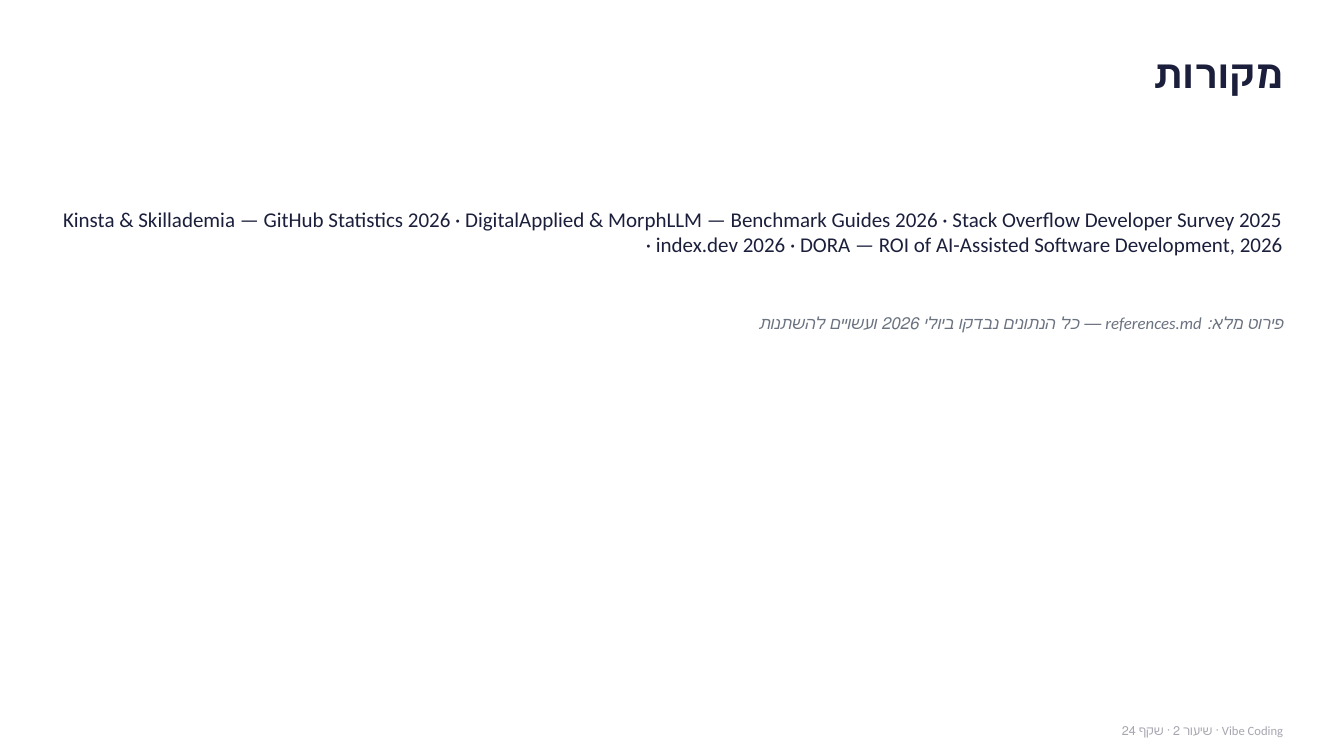
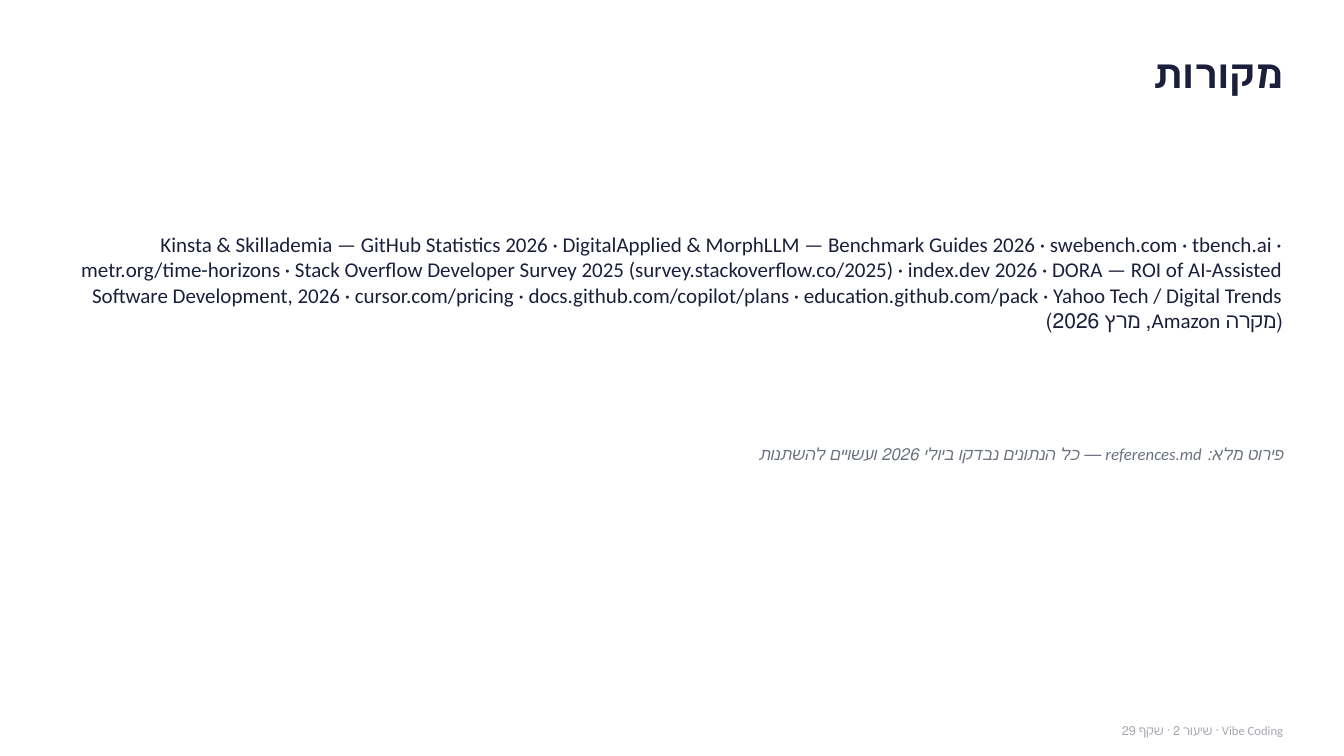
Before and after one commit to vladlanda/VibeCodingCourse, a slide deck: slide 29 of lesson_02/lesson_02_slides.pptx (slide 24 before the commit). Drawn at 1344x756 pixels with LibreOffice and Linux fonts; fonts in the diff are those of the drawing. Boxes give left, top, right and bottom in pixels: in the first picture for what was removed or moved away, otherwise in the second. Text is boxed around its words. In the diff, an @@ line names an element or a change of style, - is before the commit and + after.

Commit message:
שיעור 2: העשרת תוכן משמעותית לפי בקשת המשתמש - 5 שקפים חדשים (פעילות Autocomplete/Agentic, לוחות תוצאות חיים עם לינקים, METR כבנצ'מארק שני, תרגול הנחיה מעורפלת, מקרה בוחן Amazon), לינקים אמיתיים לפתיחה בכיתה (SWE-bench/Terminal-Bench/Cursor/Copilot/Student Pack), ותיקון באג עומק: מיקום קבוע של מקור: התנגש עם bestPractice ארוך - עבר לחישוב דינמי

```diff
--- a/lesson_02/lesson_02_slides.pptx
+++ b/lesson_02/lesson_02_slides.pptx
@@ text at <box>81,237,1283,333</box>: text changed @@
-Kinsta & Skillademia — GitHub Statistics 2026 · DigitalApplied & MorphLLM — Benchmark Guides 2026 · Stack Overflow Developer Survey 2025 · index.dev 2026 · DORA — ROI of AI-Assisted Software Development, 2026
+Kinsta & Skillademia — GitHub Statistics 2026 · DigitalApplied & MorphLLM — Benchmark Guides 2026 · swebench.com · tbench.ai · metr.org/time-horizons · Stack Overflow Developer Survey 2025 (survey.stackoverflow.co/2025) · index.dev 2026 · DORA — ROI of AI-Assisted Software Development, 2026 · cursor.com/pricing · docs.github.com/copilot/plans · education.github.com/pack · Yahoo Tech / Digital Trends (מקרה Amazon, מרץ 2026)
@@ text "פירוט מלא: references.md — כל ...": place and size @@
-text "פירוט מלא: references.md — כל ..." at <box>1105,317,1202,331</box>
+text "פירוט מלא: references.md — כל ..." at <box>1105,448,1202,462</box>
```
Also in this commit, not shown: 22 other slides changed, 5 slides added, 4 other files.
